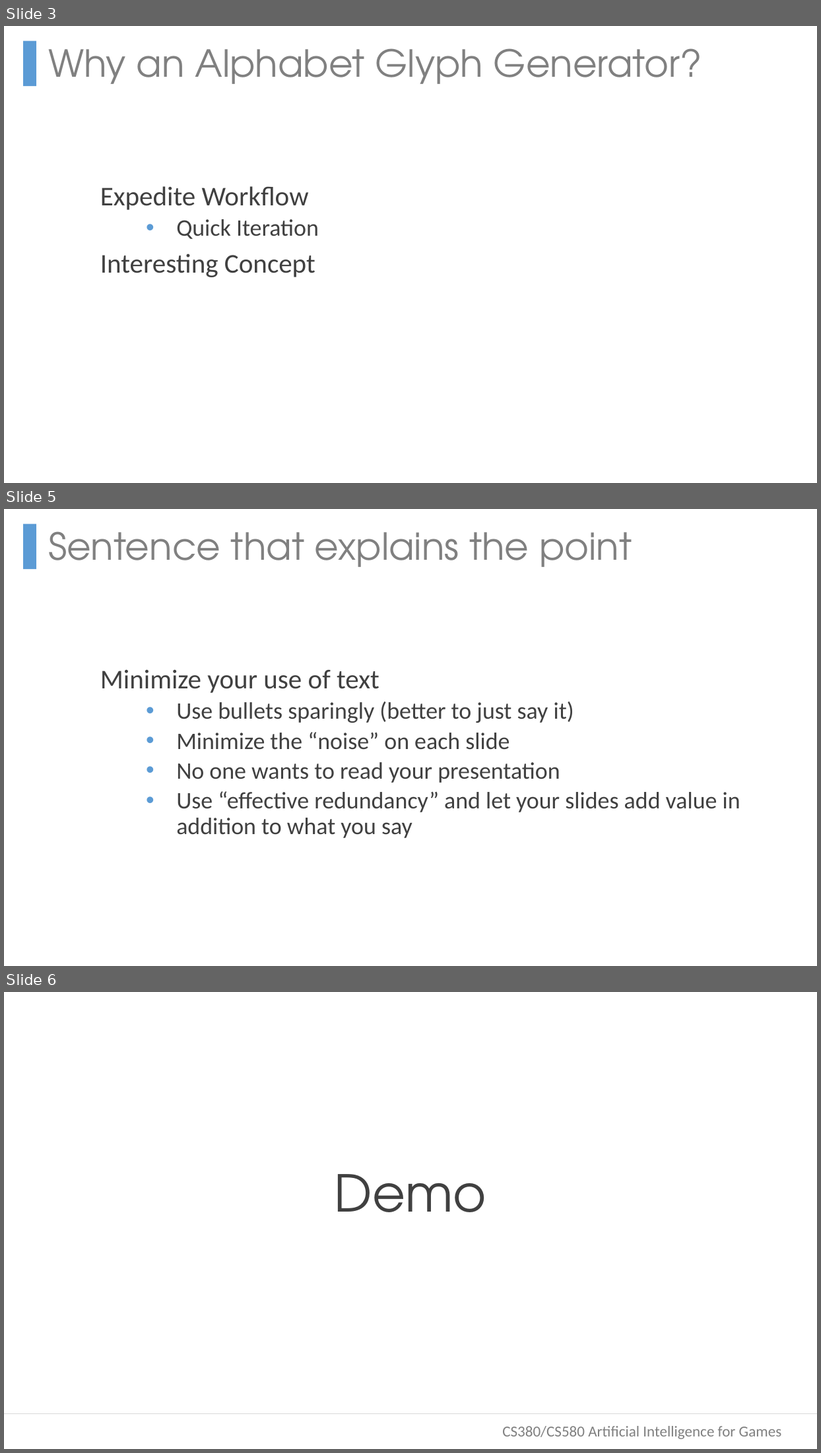
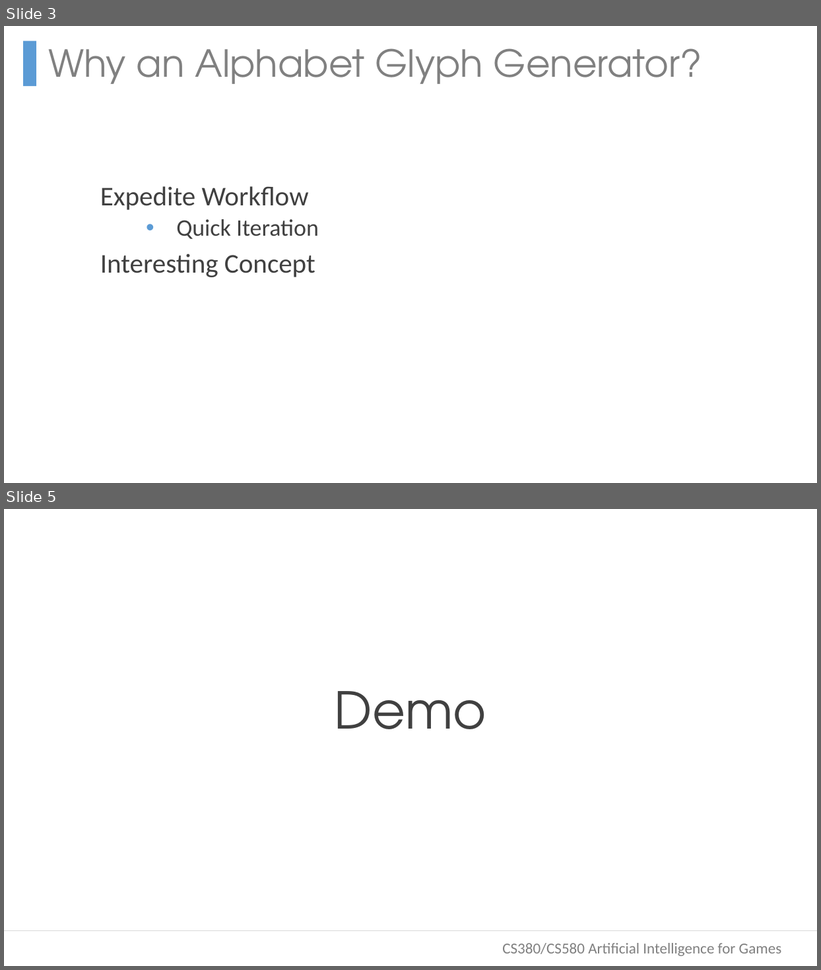
Before and after one commit to undefinist/glyphgen, a slide deck: WilliamYoong_JacobLim_MalodyHoe_CS380PPT.pptx. Shown one above the other, each under a label of ours: slides 3, 5 and 6 before the commit, slides 3 and 5 after it; the slides between them are not shown. The pictures are 821x1453 and 821x970 pixels, drawn with LibreOffice and Linux fonts; fonts in the diff are those of the drawing; background and template pictures are left out. Boxes give left, top, right and bottom in pixels: in the first picture for what was removed or moved away, otherwise in the second. Text is boxed around its words. In the diff, an @@ line names an element or a change of style, - is before the commit and + after.

```diff
--- a/WilliamYoong_JacobLim_MalodyHoe_CS380PPT.pptx
+++ b/WilliamYoong_JacobLim_MalodyHoe_CS380PPT.pptx
@@ slide 5 removed at <box>4,509,817,966</box>, background #FFFFFF @@
@@ text removed at <box>48,531,632,567</box> @@
-▐ Sentence that explains the point
@@ text removed at <box>100,670,741,838</box> @@
-Minimize your use of text
-  • Use bullets sparingly (better to just say it)
-  • Minimize the “noise” on each slide
-  • No one wants to read your presentation
-  • Use “effective redundancy” and let your slides add value in addition to what you say
@@ what was slide 6 is now slide 5 @@
```
Also in this commit, not shown: 1 slide changed.
